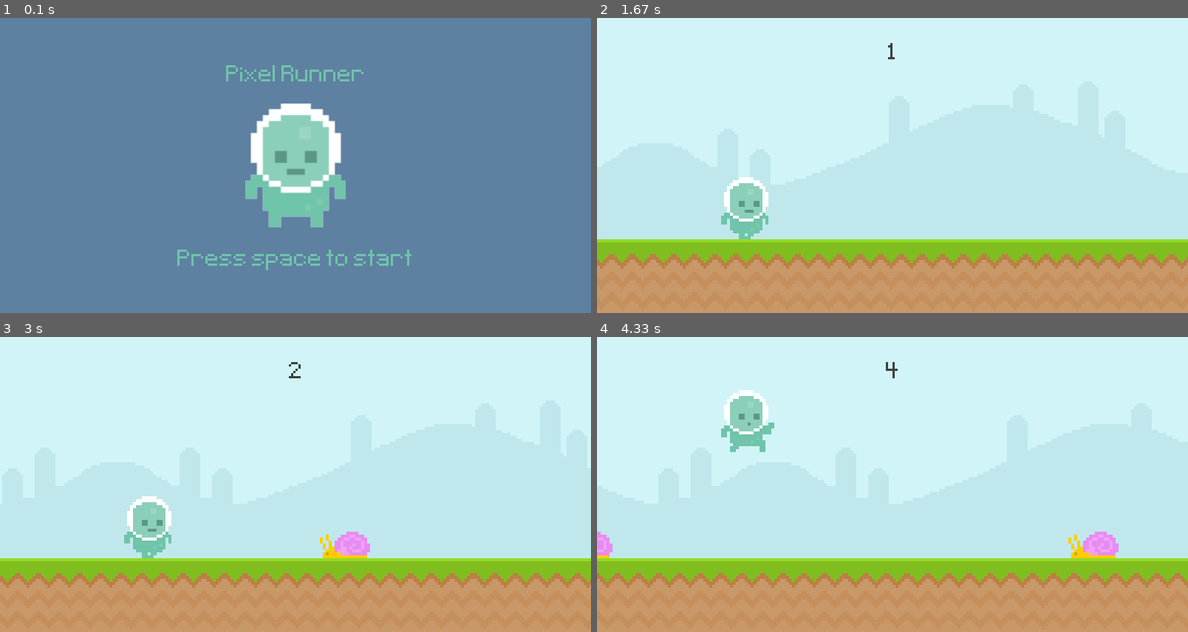
Above: before the commit, frames 1-4 (two rows, left to right).
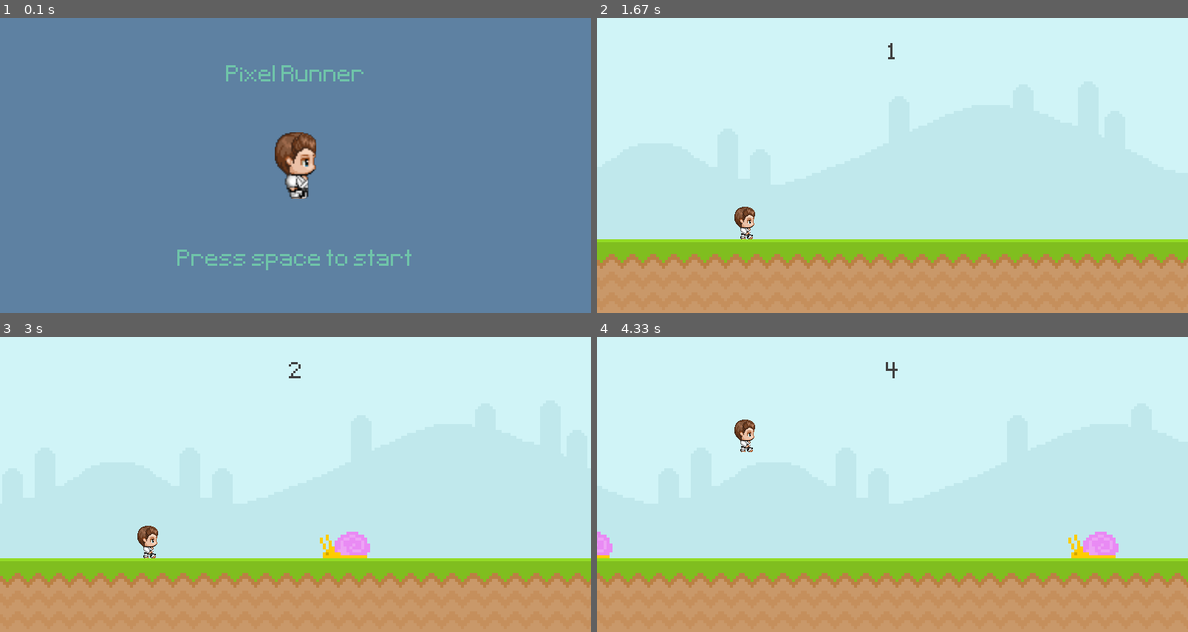
Above: after the commit, the same moments.

Repository: brycegallo/pygametutorial
Game: pygame game, started from Runner.py
Same seed, same stepped clock (60 frames per second), same inputs: the game is played once before the commit and once after it.
Inputs:
- Up to frame 1 (0.1 s): no input
- Up to frame 2 (1.67 s): tap Space at 0.33 s
- Up to frame 3 (3 s): no input
- Up to frame 4 (4.33 s): tap Space at 3.17, 3.57, 3.87, 4.07 s

The runs differ from the first frame. In frame 1, 5.3% of the frame differs, in the area x 41-59%, y 29-71%; in frame 2, 1.3%; in frame 3, 1.3%; in frame 4, 1.3%.

Commit message:
add new sprites, remove old test print statements

Diff:
--- a/Runner.py
+++ b/Runner.py
@@ -8,7 +8,6 @@
     def __init__(self):
         super().__init__()
         self.falling = 0
-        print(type(self.falling))
         player_walk_1 = pygame.image.load('graphics/Player/player_walk_1.png').convert_alpha()
         player_walk_2 = pygame.image.load('graphics/Player/player_walk_2.png').convert_alpha()
         self.player_jump = pygame.image.load('graphics/Player/jump.png').convert_alpha()
@@ -24,7 +23,6 @@
             self.gravity = -20
 
     def apply_gravity(self):
-        print("what happens here",self.gravity,self.rect.y )
         if self.gravity < 13:
             self.gravity += 1
         self.rect.y += self.gravity
@@ -89,7 +87,6 @@
 
 def collision_sprite():
     if pygame.sprite.spritecollide(player.sprite, obstacle_group, False):
-    # obstacle_group.empty()
         return False
     else:
         return True
Binary file changed: graphics/Player/jump.png
Binary file changed: graphics/Player/player_stand.png
Binary file changed: graphics/Player/player_walk_1.png
Binary file changed: graphics/Player/player_walk_2.png
